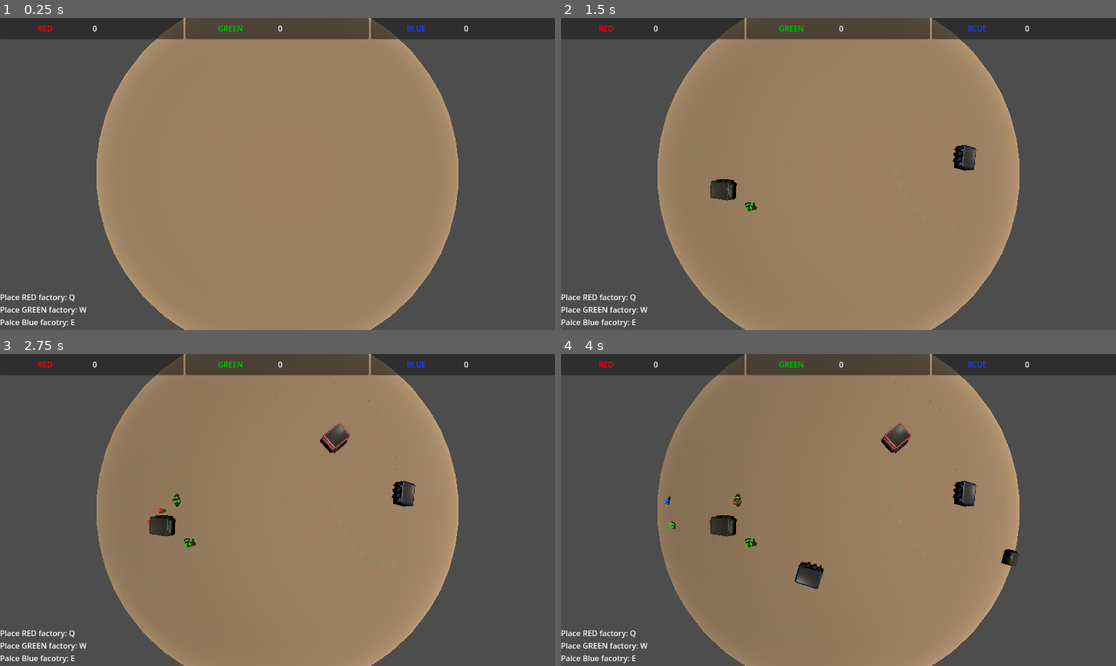
Above: before the commit, frames 1-4 (two rows, left to right).
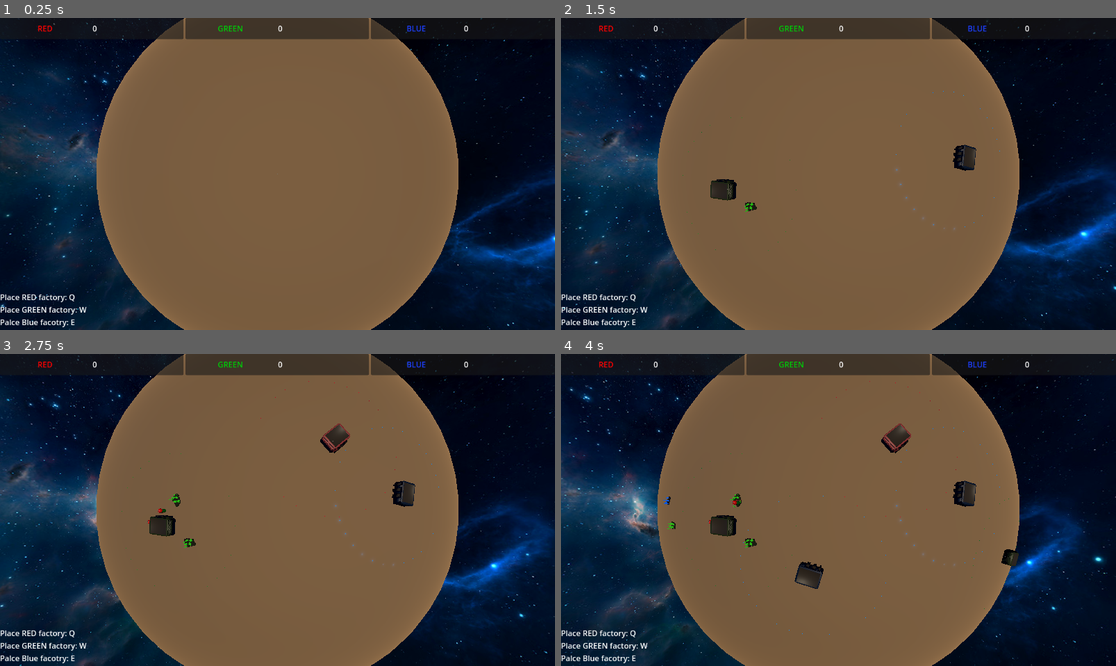
Above: after the commit, the same moments.

Repository: ShadowCurse/gmtk_2024
Game: Godot game, scene res://solar_system.tscn
The game is run twice, just before and just after one commit, with the same random seed, the same clock (stepped at 60 frames per second) and the same inputs.
Inputs (mouse positions are in pixels of both pictures, inside the frame that each line leads up to):
- Up to frame 1 (0.25 s): no input
- Up to frame 2 (1.5 s): move the mouse to (960, 158) at 0.52 s; hold Right (ui_right) 0.53-1.28 s; tap E (place_hub_blue) at 0.6 s; click (960, 158) at 0.67 s; move the mouse to (727, 189) at 1.27 s; hold Down (ui_down) from 1.28 s (still down); tap W (place_hub_green) at 1.35 s
- Up to frame 3 (2.75 s): move the mouse to (333, 441) at 2.02 s; release Down (ui_down) at 2.03 s; hold Right (ui_right) from 2.03 s (still down); tap Q (place_hub_red) at 2.1 s
- Up to frame 4 (4 s): move the mouse to (810, 572) at 2.77 s; release Right (ui_right) at 2.78 s; hold Up (ui_up) 2.78-3.53 s; tap E (place_hub_blue) at 2.85 s; click (810, 572) at 2.92 s; move the mouse to (1005, 556) at 3.52 s; hold Left (ui_left) from 3.53 s (still down); tap W (place_hub_green) at 3.6 s

The runs differ from the first frame. In frame 1, 97% of the frame differs, in the area x 0-100%, y 0-100%; in frame 2, 96%; in frame 3, 96%; in frame 4, 90%.

Commit message:
add env to solar system + rotate sky

Diff:
--- a/solar_system.gd
+++ b/solar_system.gd
@@ -2,10 +2,11 @@
 
 @onready var planet = $planet
 @onready var sun = $sun
+@onready var world_environment = $WorldEnvironment
 
 var planet_distance: float = 1000.0
 var planet_rotation: float = PI / 2.0
-var planet_rotation_speed: float = 0.1
+var planet_rotation_speed: float = 0.05
 
 # Called when the node enters the scene tree for the first time.
 func _ready():
@@ -17,4 +18,5 @@
     planet_rotation += planet_rotation_speed * delta
     sun.position = Vector3(sin(planet_rotation) * planet_distance, 0.0, cos(planet_rotation) * planet_distance)
     sun.look_at(planet.global_position)
+    world_environment.environment.sky_rotation.y += planet_rotation_speed * delta
     pass
--- a/solar_system.tscn
+++ b/solar_system.tscn
@@ -1,9 +1,22 @@
-[gd_scene load_steps=5 format=3 uid="uid://i1kc0kubuujw"]
+[gd_scene load_steps=10 format=3 uid="uid://i1kc0kubuujw"]
 
 [ext_resource type="Script" path="res://solar_system.gd" id="1_0j8ob"]
 [ext_resource type="PackedScene" uid="uid://dwp352sd18676" path="res://sun.tscn" id="1_2v0qv"]
 [ext_resource type="PackedScene" uid="uid://sopr4q2hdxso" path="res://planet.tscn" id="2_a8n8s"]
 [ext_resource type="PackedScene" uid="uid://caex2v75b82lu" path="res://ui.tscn" id="4_473mp"]
+[ext_resource type="Texture2D" uid="uid://d2gwdtive6gk1" path="res://skybox-4k-zc.jpg" id="5_0y5ur"]
+
+[sub_resource type="PanoramaSkyMaterial" id="PanoramaSkyMaterial_nabxd"]
+panorama = ExtResource("5_0y5ur")
+
+[sub_resource type="Sky" id="Sky_fbqq8"]
+sky_material = SubResource("PanoramaSkyMaterial_nabxd")
+
+[sub_resource type="Environment" id="Environment_evmge"]
+background_mode = 2
+sky = SubResource("Sky_fbqq8")
+
+[sub_resource type="CameraAttributesPractical" id="CameraAttributesPractical_f34px"]
 
 [node name="solar_system" type="Node3D"]
 script = ExtResource("1_0j8ob")
@@ -11,9 +24,20 @@
 [node name="ui" parent="." instance=ExtResource("4_473mp")]
 
 [node name="sun" parent="." instance=ExtResource("1_2v0qv")]
-transform = Transform3D(1, 0, 0, 0, 1, 0, 0, 0, 1, 2000, 0, 0)
+transform = Transform3D(1, 0, 0, 0, 1, 0, 0, 0, 1, 3000, 0, 0)
 
 [node name="DirectionalLight3D" type="DirectionalLight3D" parent="sun"]
 transform = Transform3D(1, 0, 0, 0, 1, 0, 0, 0, 1, -2000, 0, 0)
+light_color = Color(0.793395, 0.733429, 0.639787, 1)
+light_volumetric_fog_energy = 2.931
+shadow_bias = 9.813
+shadow_normal_bias = 9.414
+shadow_transmittance_bias = 6.303
+shadow_opacity = 0.0
+shadow_blur = 0.0
 
 [node name="planet" parent="." instance=ExtResource("2_a8n8s")]
+
+[node name="WorldEnvironment" type="WorldEnvironment" parent="."]
+environment = SubResource("Environment_evmge")
+camera_attributes = SubResource("CameraAttributesPractical_f34px")
Binary file added: skybox-4k-zc.jpg
Not shown, added: skybox-4k-zc.jpg.import
